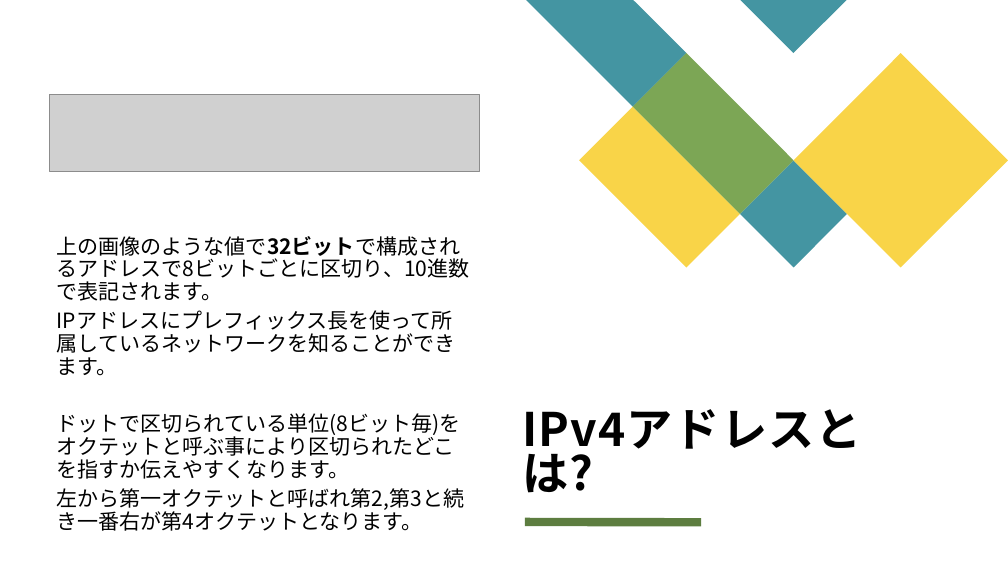
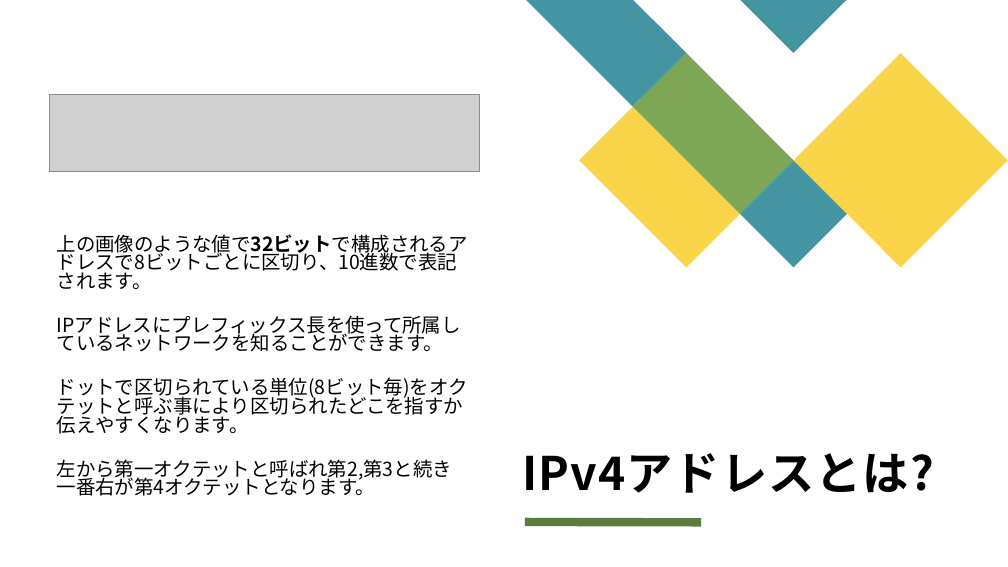
Before and after one commit to kurebayashi-shota/network-study, a slide deck: slide 78 of ネットワーク基礎勉強会資料.pptx. Drawn at 1008x567 pixels with LibreOffice and Linux fonts; fonts in the diff are those of the drawing; grey boxes stand for pictures. Boxes give left, top, right and bottom in pixels: in the first picture for what was removed or moved away, otherwise in the second. Text is boxed around its words. In the diff, an @@ line names an element or a change of style, - is before the commit and + after.

```diff
--- a/ネットワーク基礎勉強会資料.pptx
+++ b/ネットワーク基礎勉強会資料.pptx
@@ text "上の画像のような値で32ビットで構成されるアドレスで8ビットごとに区切り、10進数で表記されます。" at (57, 234, 468, 496): size 20 to 18.5 pt; line spacing 0.9 to 0.8; more space between paragraphs @@
@@ title "IPv4アドレスとは?" rewrapped from (523, 290, 931, 500) to (522, 453, 934, 493) @@
```
Also in this commit, not shown: 190 other slides changed, 1 other file.
